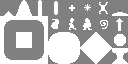
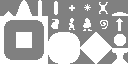
Layers edited between the first and the second 128×64 image:
painted on "Weird_3" over bbox(83, 28, 92, 31)
